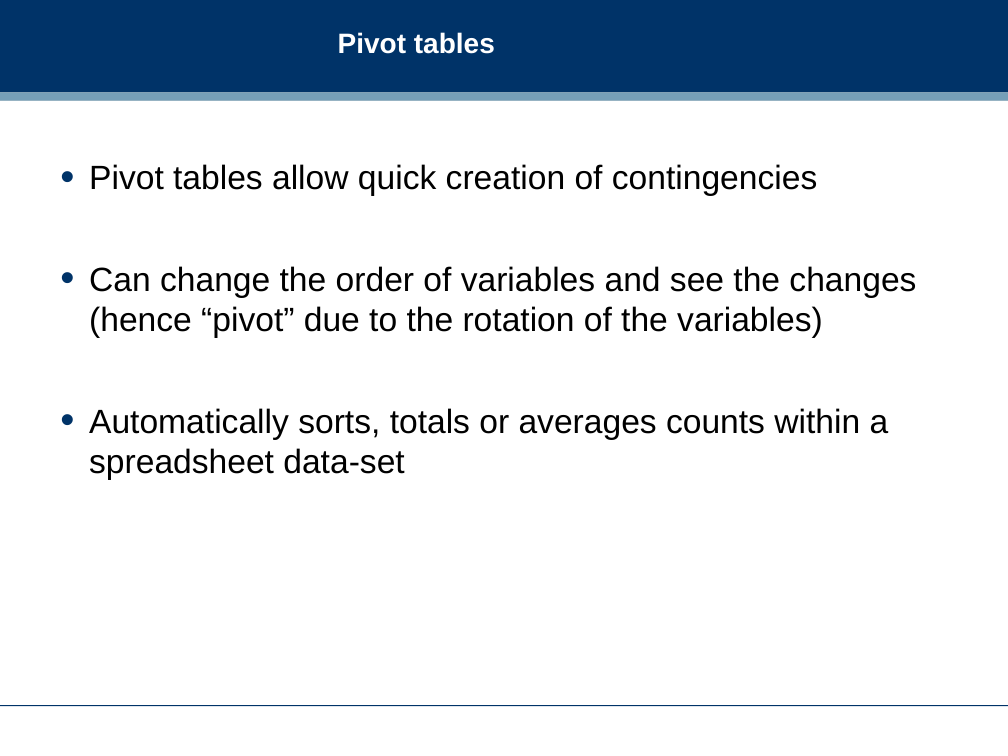
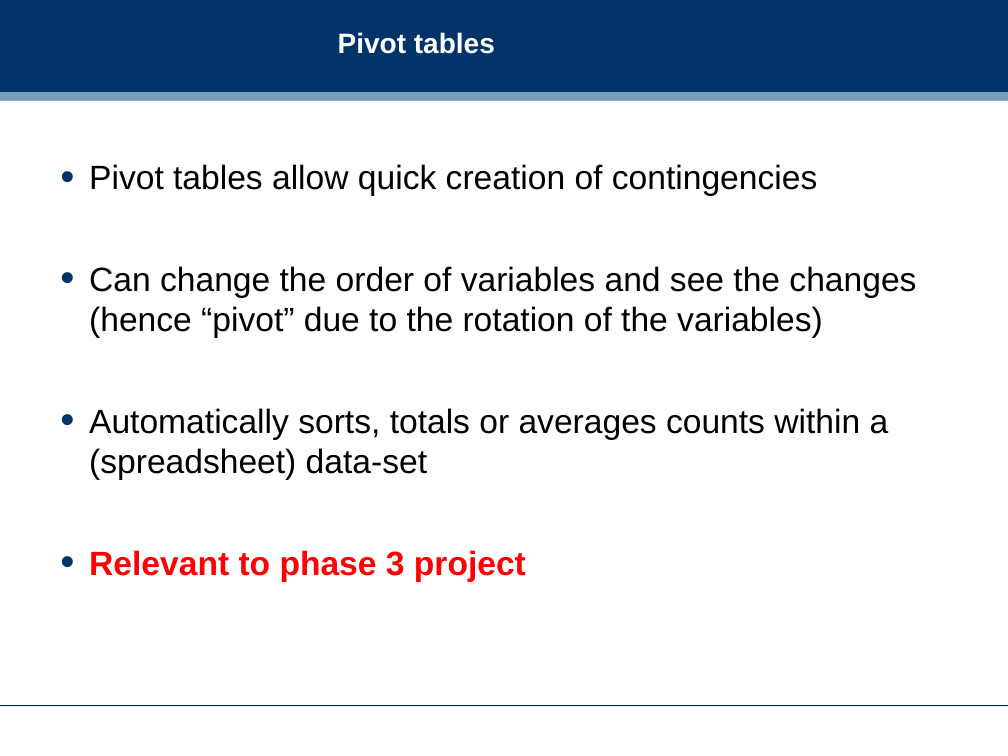
Before and after one commit to dreamind/ix, a slide deck: slide 20 of lectures/making-sense-data/bivariate-analysis.ppt. Drawn at 1008x756 pixels with LibreOffice and Linux fonts; fonts in the diff are those of the drawing; background and template pictures are left out. Boxes give left, top, right and bottom in pixels: in the first picture for what was removed or moved away, otherwise in the second. Text is boxed around its words. In the diff, an @@ line names an element or a change of style, - is before the commit and + after.

```diff
--- a/lectures/making-sense-data/bivariate-analysis.ppt
+++ b/lectures/making-sense-data/bivariate-analysis.ppt
@@ text at box(89, 408, 889, 582): text changed @@
-• Automatically sorts, totals or averages counts within a spreadsheet data-set
+• Automatically sorts, totals or averages counts within a (spreadsheet) data-set
+• Relevant to phase 3 project
```
Also in this commit, not shown: 8 other slides changed, 1 slide added, 2 other files.
